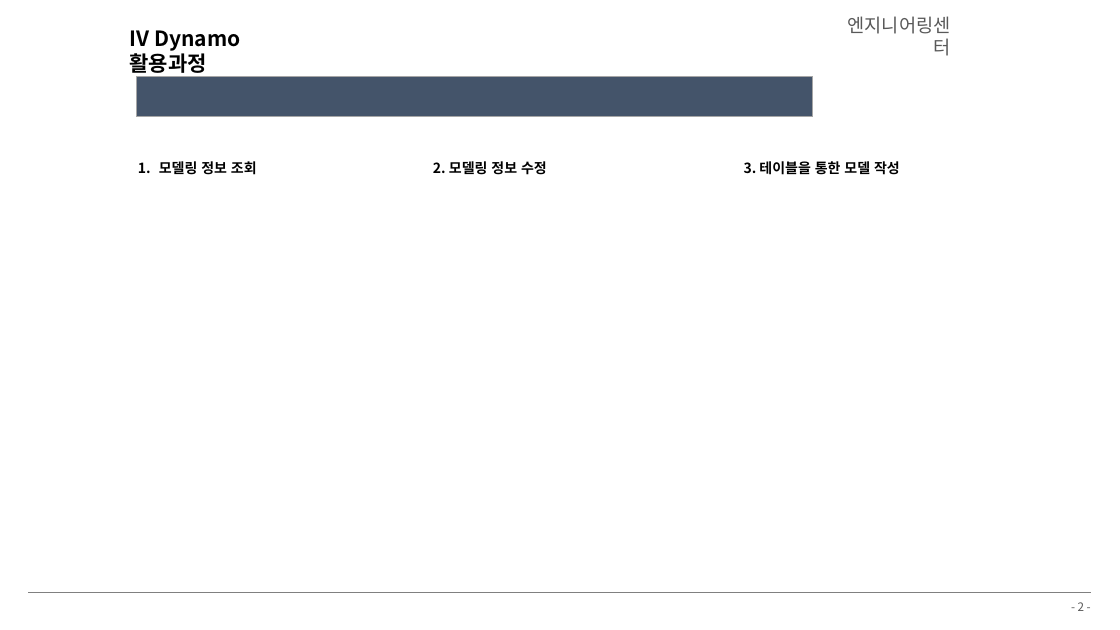
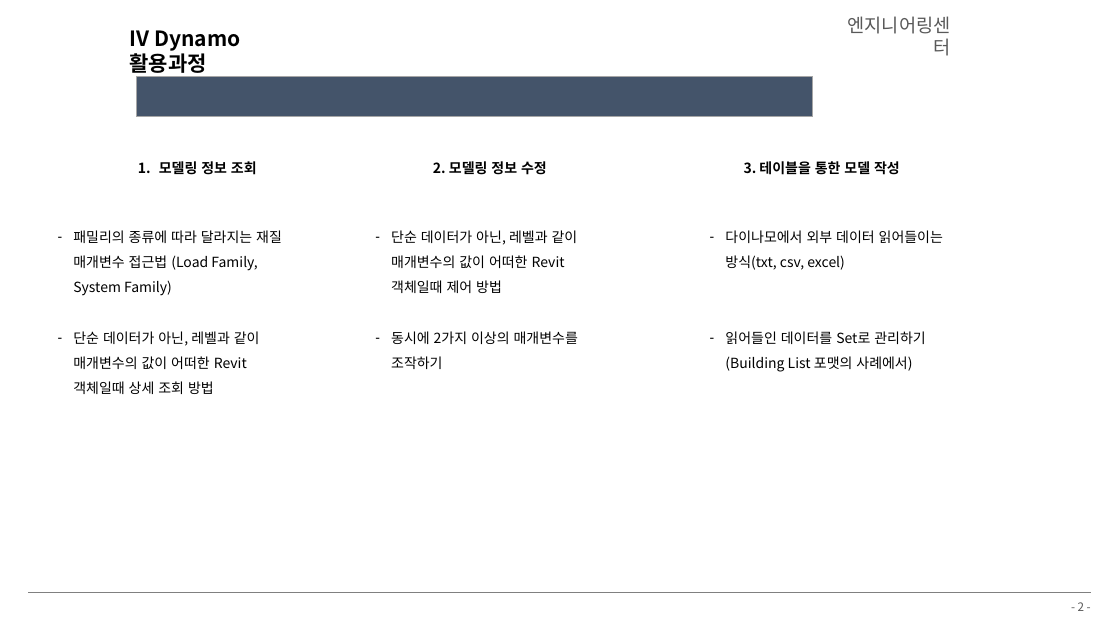
Before and after one commit to hnanmal/mQ, a slide deck: slide 2 of etc/documentum/2022_다이나모 교육계획.pptx. Drawn at 1120x630 pixels with LibreOffice and Linux fonts; fonts in the diff are those of the drawing; background and template pictures are left out. Boxes give left, top, right and bottom in pixels: in the first picture for what was removed or moved away, otherwise in the second. Text is boxed around its words. In the diff, an @@ line names an element or a change of style, - is before the commit and + after.

```diff
--- a/etc/documentum/2022_다이나모 교육계획.pptx
+++ b/etc/documentum/2022_다이나모 교육계획.pptx
@@ text added at [73,230,282,394], 12 pt, text #000000 @@
+– 패밀리의 종류에 따라 달라지는 재질 매개변수 접근법 (Load Family, System Family)
+– 단순 데이터가 아닌, 레벨과 같이 매개변수의 값이 어떠한 Revit 객체일때 상세 조회 방법
@@ text added at [391,230,578,369], 12 pt, text #000000 @@
+– 단순 데이터가 아닌, 레벨과 같이 매개변수의 값이 어떠한 Revit 객체일때 제어 방법
+– 동시에 2가지 이상의 매개변수를 조작하기
@@ text added at [725,230,943,372], 12 pt, text #000000 @@
+– 다이나모에서 외부 데이터 읽어들이는 방식(txt, csv, excel)
+– 읽어들인 데이터를 Set로 관리하기(Building List 포맷의 사례에서)
```
Also in this commit, not shown: 1 other slide changed, 1 other file.
